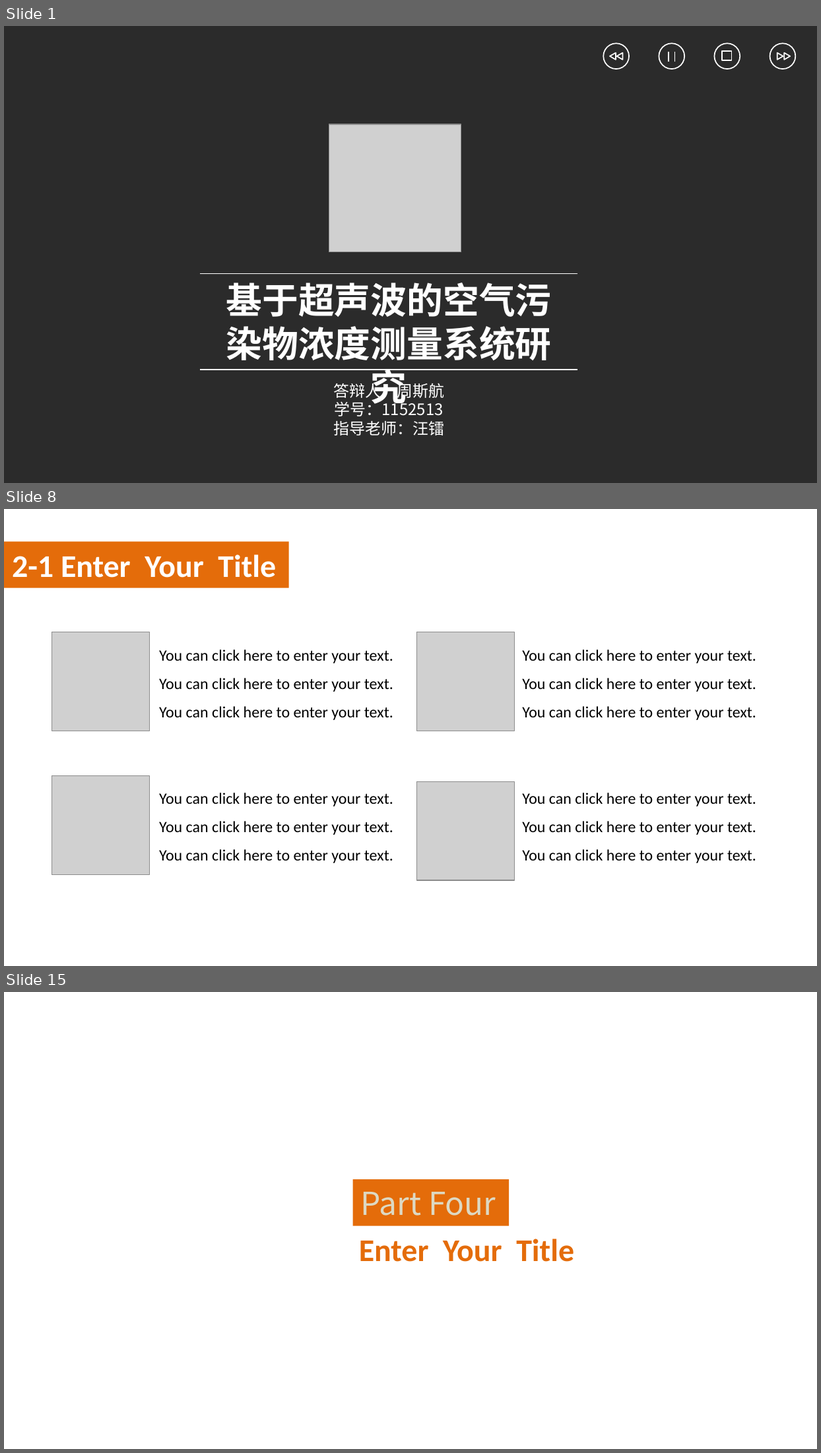
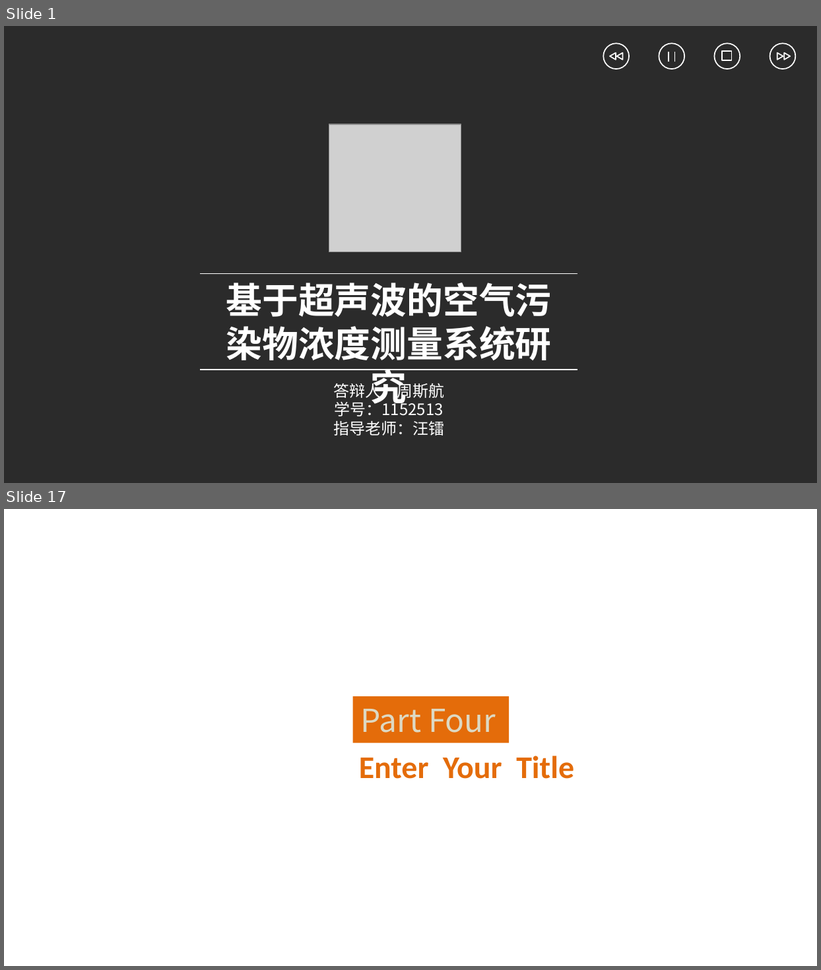
Before and after one commit to PaulingZhou/GraduationDesign, a slide deck: 答辩ppt.pptx. Shown one above the other, each under a label of ours: slides 1, 8 and 15 before the commit, slides 1 and 17 after it; the slides between them are not shown. The pictures are 821x1453 and 821x970 pixels, drawn with LibreOffice and Linux fonts; fonts in the diff are those of the drawing; grey boxes stand for pictures; background and template pictures are left out; a plain dark background stands for a picture behind light text. Boxes give left, top, right and bottom in pixels: in the first picture for what was removed or moved away, otherwise in the second. Text is boxed around its words. In the diff, an @@ line names an element or a change of style, - is before the commit and + after.

```diff
--- a/答辩ppt.pptx
+++ b/答辩ppt.pptx
@@ slide 8 removed at (x1=4, y1=509, x2=817, y2=966), background picture (left out) @@
@@ rectangle removed at (x1=4, y1=541, x2=288, y2=588) @@
@@ rectangle removed at (x1=4, y1=565, x2=817, y2=930) @@
@@ text removed at (x1=12, y1=555, x2=276, y2=578) @@
-2-1 Enter Your Title
@@ picture removed at (x1=52, y1=632, x2=150, y2=731) @@
@@ picture removed at (x1=417, y1=632, x2=515, y2=731) @@
@@ text removed at (x1=159, y1=650, x2=393, y2=720) @@
-You can click here to enter your text. You can click here to enter your text. You can click here to enter your text.
@@ text removed at (x1=522, y1=650, x2=756, y2=720) @@
-You can click here to enter your text. You can click here to enter your text. You can click here to enter your text.
@@ picture removed at (x1=52, y1=776, x2=150, y2=875) @@
@@ picture removed at (x1=417, y1=782, x2=515, y2=881) @@
@@ text removed at (x1=159, y1=793, x2=393, y2=863) @@
-You can click here to enter your text. You can click here to enter your text. You can click here to enter your text.
@@ text removed at (x1=522, y1=793, x2=756, y2=863) @@
-You can click here to enter your text. You can click here to enter your text. You can click here to enter your text.
@@ what was slide 15 is now slide 17 @@
```
Also in this commit, not shown: 13 slides changed, 6 slides added, 3 other slides removed, 16 other files.
